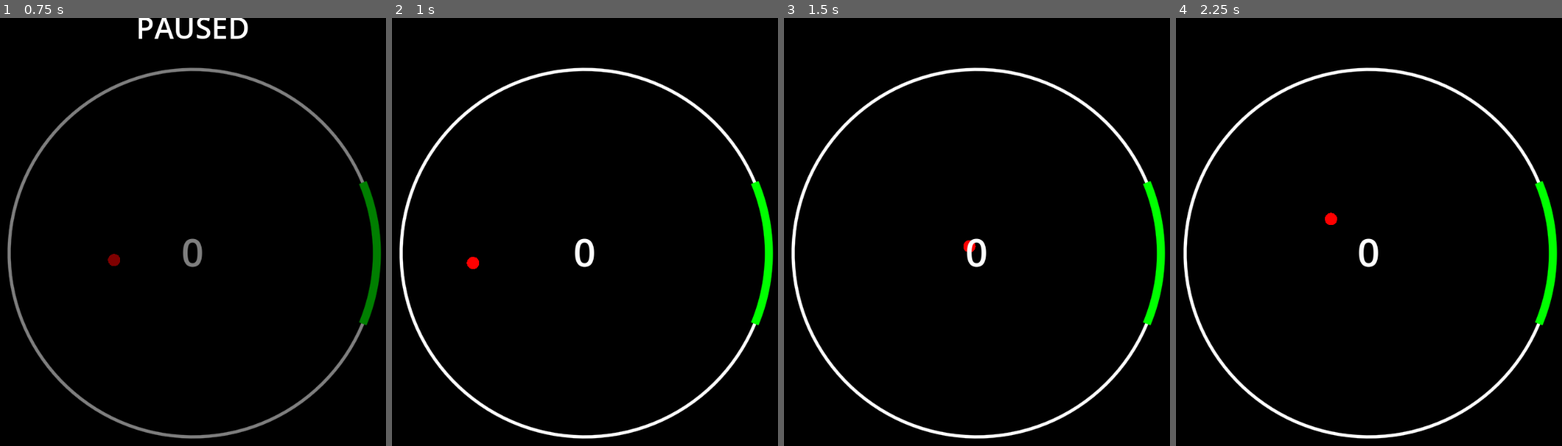
Above: before the commit, frames 1-4 (left to right).
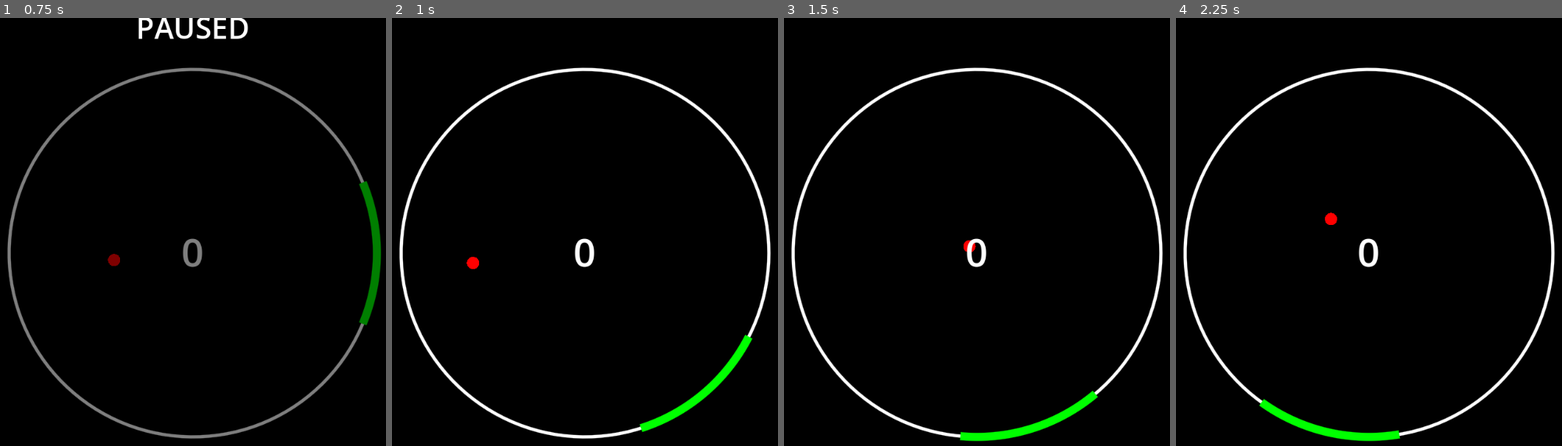
Above: after the commit, the same moments.

Repository: hstubb2/pong_circle
Game: Godot game, scene res://main.tscn
Same seed, same stepped clock (60 frames per second), same inputs: the game is played once before the commit and once after it.
Inputs (mouse positions are in pixels of both pictures, inside the frame that each line leads up to):
- Up to frame 1 (0.75 s): tap Enter (ui_accept) at 0.5 s; move the mouse to (331, 227) at 0.52 s; hold Right (ui_right) from 0.53 s (still down); click (331, 227) at 0.67 s
- Up to frame 2 (1 s): keep holding Right (ui_right); tap Enter (ui_accept) at 0.77 s
- Up to frame 3 (1.5 s): move the mouse to (849, 274) at 1.27 s; release Right (ui_right) at 1.28 s; hold Left (ui_left) from 1.28 s (still down)
- Up to frame 4 (2.25 s): tap Enter (ui_accept) at 1.52, 2 s; move the mouse to (1430, 150) at 2.02 s; release Left (ui_left) at 2.03 s; hold Right (ui_right) from 2.03 s (still down)

Frame 1 is identical in both runs. In frame 2, 1.6% of the frame differs, in the area x 64-99%, y 38-97%; in frame 3, 1.6%; in frame 4, 1.6%.

Commit message:
Add arrow key controls for the paddle

Diff:
--- a/main.gd
+++ b/main.gd
@@ -106,6 +106,11 @@
     if is_paused:
         queue_redraw()
         return
+
+    # Keyboard movement (Left/Right arrows or A/D)
+    var input_axis = Input.get_axis("ui_left", "ui_right")
+    if input_axis != 0.0:
+        paddle_angle += input_axis * delta * 4.0
 
     # Block Logic & Collision
     var blocks_to_remove = []
